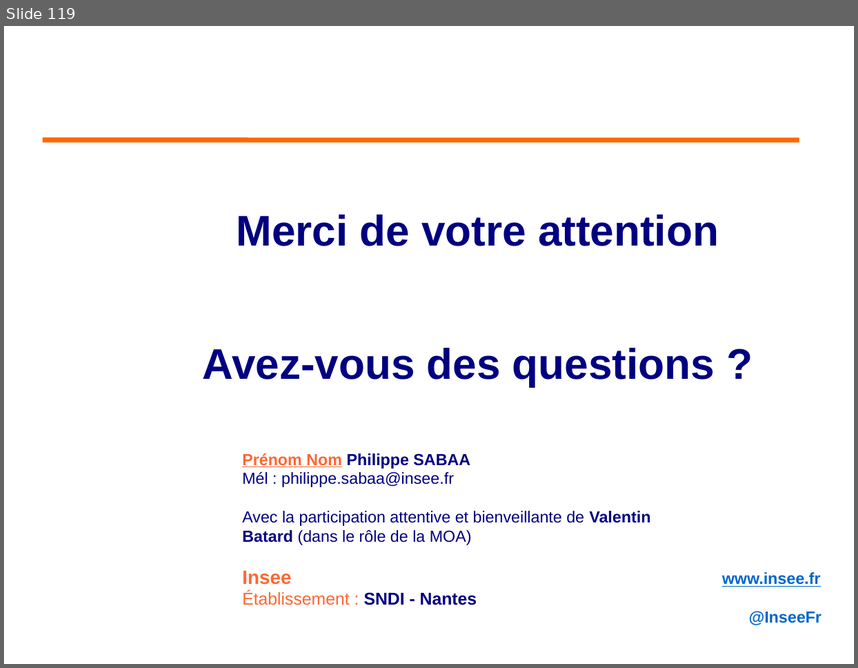
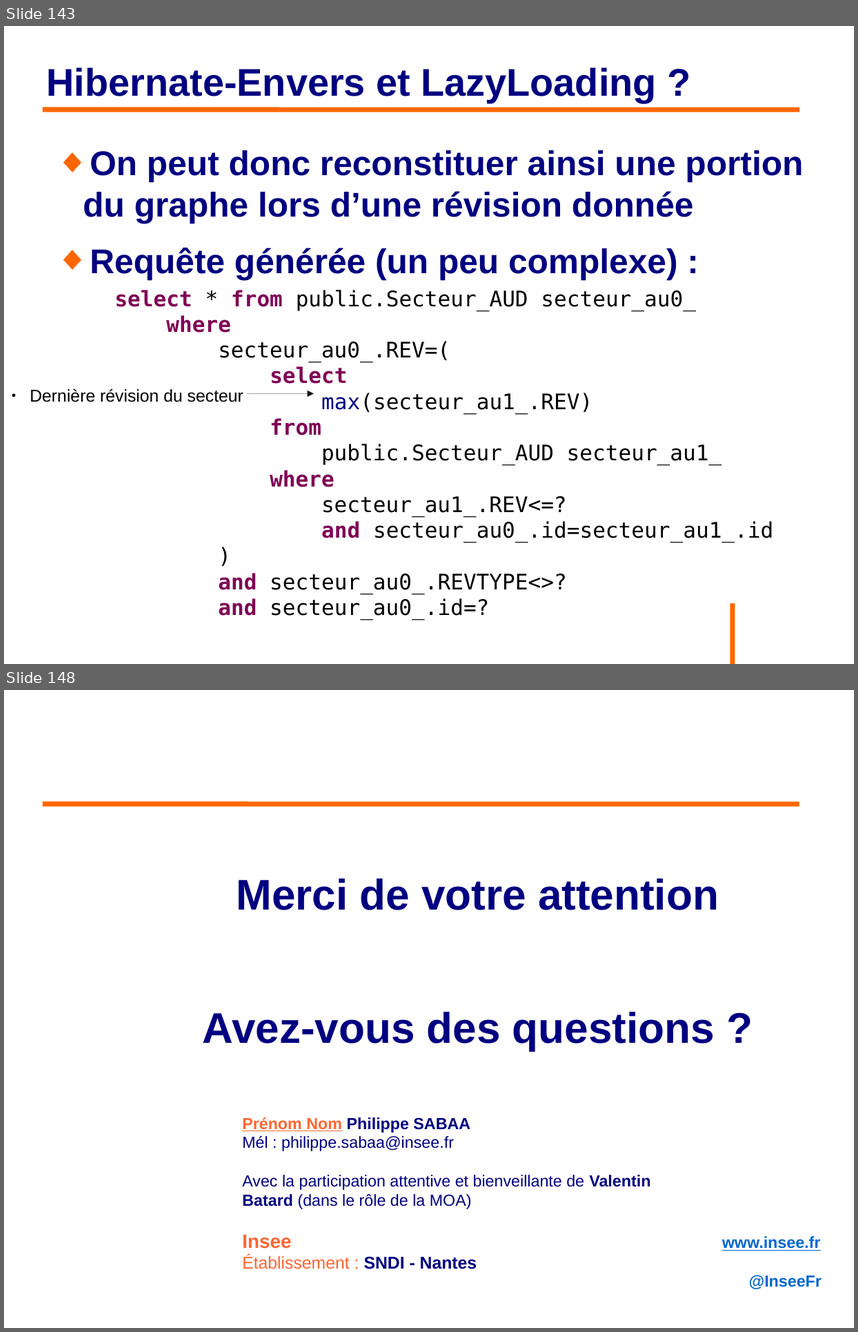
Before and after one commit to philphils/formation-hibernate-avancee, a slide deck: Documentation/diapo_formation_hibernate_avancee.odp. Shown one above the other, each under a label of ours: slide 119 before the commit, slides 143 and 148 after it; the slides between them are not shown. The pictures are 858x668 and 858x1332 pixels, drawn with LibreOffice and Linux fonts; fonts in the diff are those of the drawing; background and template pictures are left out. Boxes give left, top, right and bottom in pixels: in the first picture for what was removed or moved away, otherwise in the second. Text is boxed around its words. In the diff, an @@ line names an element or a change of style, - is before the commit and + after.

Commit message:
Avanacement diapo hibernate envers

```diff
--- a/Documentation/diapo_formation_hibernate_avancee.odp
+++ b/Documentation/diapo_formation_hibernate_avancee.odp
@@ slide 143 added at (x1=4, y1=26, x2=854, y2=664), background #FFFFFF @@
@@ title added at (x1=47, y1=67, x2=657, y2=103), 36 pt, text #000080, bold @@
+Hibernate-Envers et LazyLoading ?
@@ line added from (43, 109) to (800, 109), #FF6600 4.54 pt @@
@@ text added at (x1=83, y1=150, x2=803, y2=279), 32 pt, text #000080, bold @@
+◆ On peut donc reconstituer ainsi une portion du graphe lors d’une révision donnée
+◆ Requête générée (un peu complexe) :
@@ text added at (x1=115, y1=290, x2=773, y2=619), 20 pt, text #000000 @@
+select * from public.Secteur_AUD secteur_au0_
+where
+secteur_au0_.REV=(
+select
+max(secteur_au1_.REV)
+from
+public.Secteur_AUD secteur_au1_
+where
+secteur_au1_.REV<=?
+and secteur_au0_.id=secteur_au1_.id
+)
+and secteur_au0_.REVTYPE<>?
+and secteur_au0_.id=?
@@ text added at (x1=30, y1=388, x2=243, y2=402), 16 pt, text #000000 @@
+● Dernière révision du secteur
@@ arrow added from (247, 393) to (314, 393), #000000 0 pt @@
@@ line added from (733, 603) to (733, 664), #FF6600 4.54 pt @@
@@ what was slide 119 is now slide 148 @@
```
Also in this commit, not shown: 28 other slides added.
